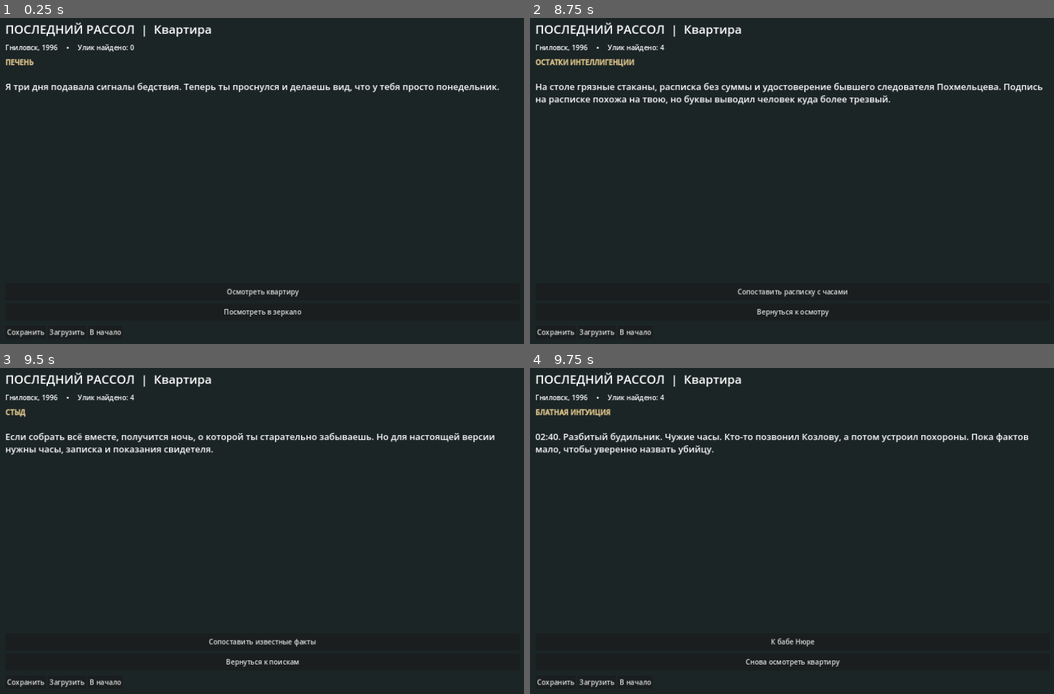
Above: before the commit, frames 1-4 (two rows, left to right).
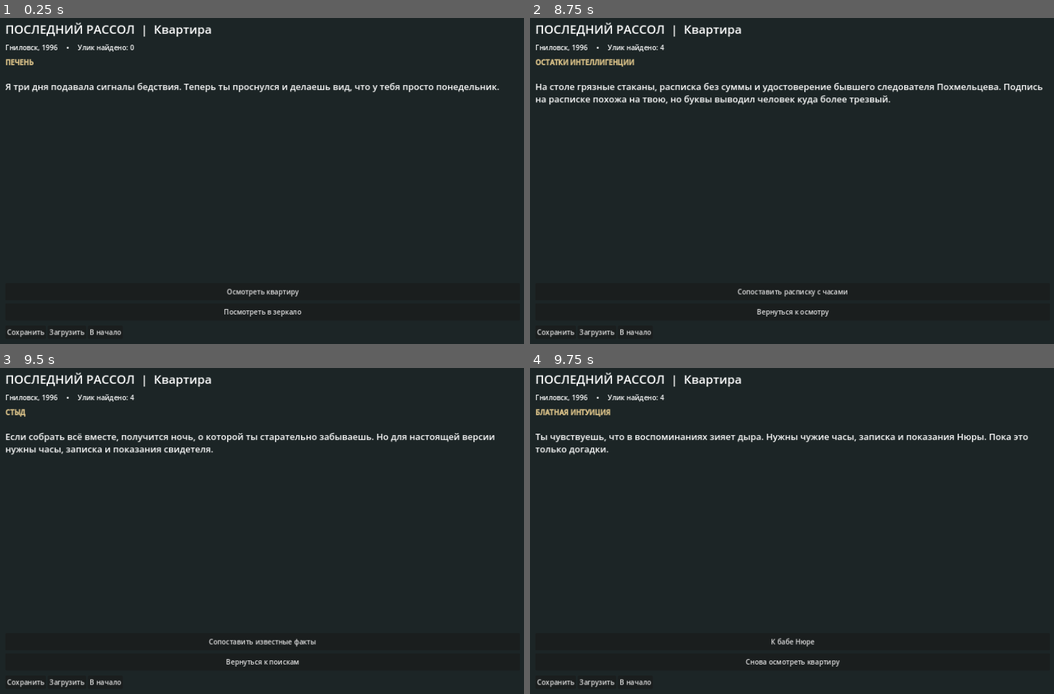
Above: after the commit, the same moments.

Repository: alexei228339/-
Game: Godot game, scene res://main.tscn
Two runs of this game, one before a commit and one after it. Both use one fixed random seed, a clock stepped at 60 frames per second and the inputs below.
Inputs:
- Up to frame 1 (0.25 s): no input
- Up to frame 2 (8.75 s): click "Сохранить" at 0.5 s; click "Загрузить" at 1.25 s; click "В начало" at 2 s; click "Осмотреть квартиру" at 2.75 s; click "Открыть холодильник" at 3.5 s; click "Взять записку" at 4.25 s; click "Изучить часы" at 5 s; click "Вернуться" at 5.75 s; click "Осмотреть телевизор" at 6.5 s; click "Вернуться" at 7.25 s; click "Обыскать письменный стол" at 8 s
- Up to frame 3 (9.5 s): click "Сопоставить расписку с часами" at 8.75 s
- Up to frame 4 (9.75 s): click "Сопоставить известные факты" at 9.5 s

Frames 1-3 are identical in both runs. In frame 4, 1.7% of the frame differs, in the area x 1-96%, y 19-27%.

Commit message:
Add evidence-gated endings and deterministic saved 2d6 memory check

Diff:
--- a/scripts/main.gd
+++ b/scripts/main.gd
@@ -5,6 +5,8 @@
 var evidence: Dictionary = {}
 var flags: Dictionary = {}
 var node_id := "intro"
+var skills: Dictionary = {"memory":2,"intuition":3,"conscience":2}
+var check_results: Dictionary = {}
 var heading: Label
 var story: RichTextLabel
 var choices: VBoxContainer
@@ -91,9 +93,28 @@
  heading.text = "ПОСЛЕДНИЙ РАССОЛ  |  " + LOCATIONS[location]
  status.text = "Гниловск, 1996     •     Улик найдено: " + str(evidence.size())
  var message: String = str(data["text"]).replace("{evidence}",", ".join(PackedStringArray(evidence.keys())))
+ if id == "reconstruction_result":
+  if not (evidence.has("Чужие часы") and evidence.has("Записка") and evidence.has("Показания Нюры")):
+   message = "Ты чувствуешь, что в воспоминаниях зияет дыра. Нужны чужие часы, записка и показания Нюры. Пока это только догадки."
+  elif not check_results.has("reconstruction"):
+   var dice_a: int = randi_range(1,6)
+   var dice_b: int = randi_range(1,6)
+   var result: int = dice_a + dice_b + int(skills["memory"])
+   check_results["reconstruction"] = result >= 10
+   if result >= 10:
+    evidence["Реконструкция ночи"] = true
+    message = "ПАМЯТЬ: 02:40. Ты вышел к заводской проходной. Директор был жив, рядом стоял Козлов. Когда погас свет, ты услышал второй голос — свой собственный. Проверка памяти: " + str(result) + "/10 — успех."
+   else:
+    evidence["Сомнение о ночи"] = true
+    message = "ПАМЯТЬ: Вспышка света и запах мокрой бумаги. Кто-то называл тебя председателем. Но лицо не вспомнить. Проверка памяти: " + str(result) + "/10 — провал, открыта альтернативная улика."
+  else:
+   message = "Ты уже восстановил столько, сколько позволяют найденные доказательства. Проверь журнал."
+ if id == "conclusion" and evidence.size() < 5:
+  message = "Пока слишком мало доказательств для серьёзного вывода. Продолжи осмотр квартиры и поговори с жителями двора."
  story.text = "[color=#d5bd85][b]" + str(data["speaker"]) + "[/b][/color]\n\n" + message
  for child in choices.get_children(): child.queue_free()
  for option in data["options"]:
+  if id == "conclusion" and evidence.size() < 5 and str(option[1]) != "courtyard": continue
   var b := Button.new()
   b.text = str(option[0])
   b.custom_minimum_size = Vector2(0,40)
@@ -102,7 +123,7 @@
   b.pressed.connect(func(): show_node(target))
 func save_game() -> void:
  var f := FileAccess.open("user://last_pickle_save.json", FileAccess.WRITE)
- if f: f.store_string(JSON.stringify({"version":2,"node":node_id,"evidence":evidence,"flags":flags}))
+ if f: f.store_string(JSON.stringify({"version":2,"node":node_id,"evidence":evidence,"flags":flags,"checks":check_results,"skills":skills}))
 func load_game() -> void:
  if not FileAccess.file_exists("user://last_pickle_save.json"): return
  var f := FileAccess.open("user://last_pickle_save.json",FileAccess.READ)
@@ -111,4 +132,6 @@
  if typeof(parsed) != TYPE_DICTIONARY: return
  evidence = parsed.get("evidence",{})
  flags = parsed.get("flags",{})
+ check_results = parsed.get("checks",{})
+ skills = parsed.get("skills",skills)
  show_node(str(parsed.get("node","intro")))
